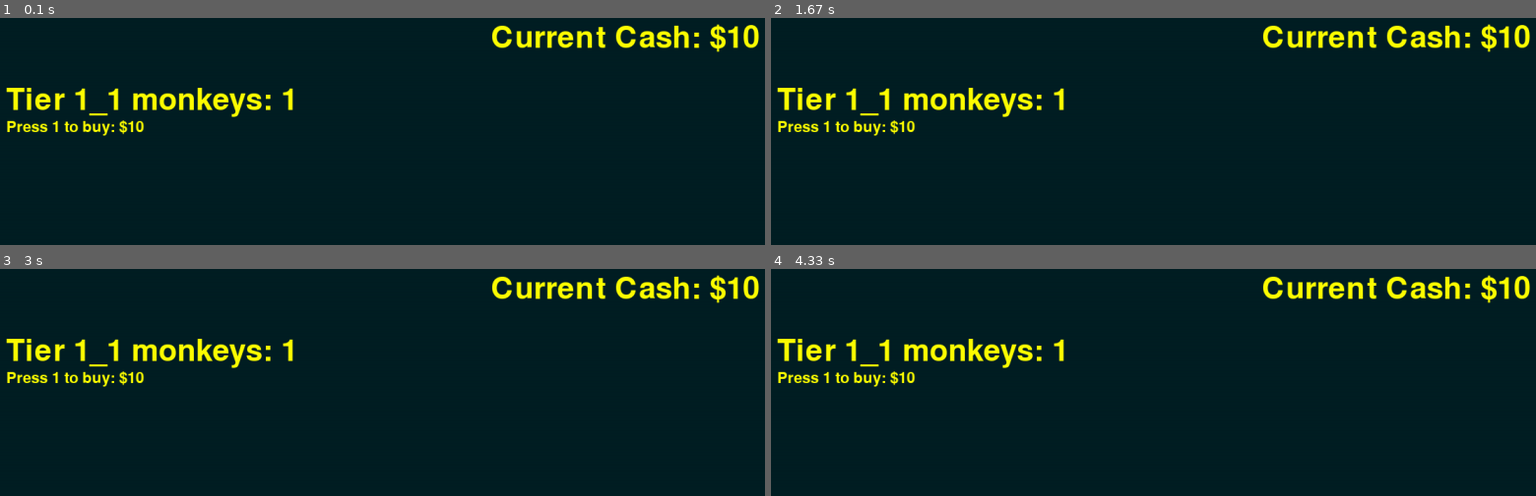
Above: before the commit, frames 1-4 (two rows, left to right).
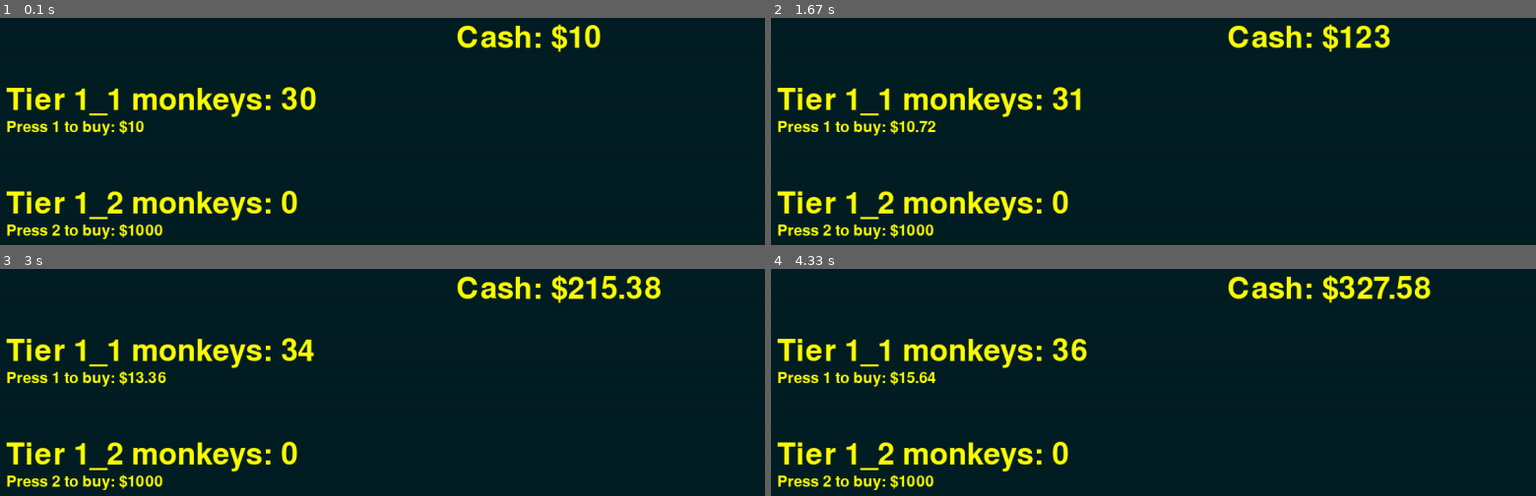
Above: after the commit, the same moments.

Repository: mvluinen/Mygame
Game: pygame game, started from main.py
The game is run twice, just before and just after one commit, with the same random seed, the same clock (stepped at 60 frames per second) and the same inputs.
Inputs:
- Up to frame 1 (0.1 s): no input
- Up to frame 2 (1.67 s): tap 1 at 0.33 s; tap 2 at 0.67 s
- Up to frame 3 (3 s): tap 1 at 2, 2.4, 2.7, 2.9 s
- Up to frame 4 (4.33 s): tap 1 at 3.23, 3.53, 3.73, 4.03, 4.3 s

The runs differ from the first frame. In frame 1, 4.7% of the frame differs, in the area x 0-100%, y 2-98%; in frame 2, 4.8%; in frame 3, 5.0%; in frame 4, 5.0%.

Commit message:
first rebuild

Diff:
--- a/main.py
+++ b/main.py
@@ -8,16 +8,20 @@
 
 # init
 START_CASH = 10
-START_MONKEY_1_1 = 1
+START_MONKEY_1_1 = 30
+START_MONKEY_1_1_PRICE = 10
+
 START_MONKEY_1_2 = 0
-
-START_MONKEY_1_1_PRICE = 10
 START_MONKEY_1_2_PRICE = 1000
 
 # start new save
 cash = START_CASH
 monkey_1_1 = START_MONKEY_1_1
 monkey_1_1_price = START_MONKEY_1_1_PRICE
+monkey_1_1_last_tick = 0
+monkey_1_2 = START_MONKEY_1_2
+monkey_1_2_price = START_MONKEY_1_2_PRICE
+monkey_1_2_last_tick = 0
 
 # set up pygame
 pygame.init()
@@ -35,18 +39,7 @@
 # vars
 tick = 1
 
-# texts
-texts = {
-    'cash': {'text': f"Current Cash: ${cash}",
-             'position': (800, 10),
-             'font_size': 64},
-    'monkey1_1': {'text': f"Tier 1_1 monkeys: {monkey_1_1}",
-                  'position': (100, 100),
-                  'font_size': 64},
-    'monkey1_1_buy': {'text': f"Press 1 to buy: ${monkey_1_1_price}",
-                      'position': (100, 150),
-                      'font_size': 32}
-        }
+
 
 
 def text_out(text_line):
@@ -69,20 +62,48 @@
     # fill the screen with a color to wipe away anything from last frame
     screen.fill(BGCOLOR)
 
+    texts = {
+        'cash': {'text': f"Cash: ${cash}",
+                 'position': (750, 10),
+                 'font_size': 64},
+        'monkey1_1': {'text': f"Tier 1_1 monkeys: {monkey_1_1}",
+                      'position': (100, 100),
+                      'font_size': 64},
+        'monkey1_1_buy': {'text': f"Press 1 to buy: ${monkey_1_1_price}",
+                          'position': (100, 150),
+                          'font_size': 32},
+        'monkey1_2': {'text': f"Tier 1_2 monkeys: {monkey_1_2}",
+                      'position': (100, 250),
+                      'font_size': 64},
+        'monkey1_2_buy': {'text': f"Press 2 to buy: ${monkey_1_2_price}",
+                          'position': (100, 300),
+                          'font_size': 32},
+            }
+
     for line in texts:
         text_out(line)
 
     # interaction by player
     keys = pygame.key.get_pressed()
     if keys[pygame.K_1]:
-        if cash > monkey_1_1_price:
+        # check money and buy delay of 10 ticks
+        if cash > monkey_1_1_price and tick - 10 > monkey_1_1_last_tick:
             monkey_1_1 += 1
             cash = round(cash - monkey_1_1_price, 2)
-            monkey_1_1_price = round(monkey_1_1_price * 1.1, 2)
+            monkey_1_1_price = round(pow(monkey_1_1_price, 1.03), 2)
+            monkey_1_1_last_tick = tick
+
+    if keys[pygame.K_2]:
+        if cash > monkey_1_2_price and tick - 10 > monkey_1_2_last_tick:
+            monkey_1_2 += 1
+            cash = round(cash - monkey_1_2_price, 2)
+            monkey_1_2_price = round(pow(monkey_1_2_price, 1.03), 2)
+            monkey_1_2_last_tick = tick
 
     # calc next tick
-
-    if tick % 30 == 0:
+    if tick % 15 == 0:
+        monkey_1_1 = round(monkey_1_1 + monkey_1_2, 0)
+    if tick % 10 == 0:
         cash = round(cash + monkey_1_1, 2)
 
     # flip() the display to put your work on screen
@@ -93,10 +114,3 @@
     tick += 1
 
 pygame.quit()
-
-# while cash < 10:
-#     os.system('clear')
-#     print(f"# Tier 1 monkey: {monkey_1_1}")
-#     print(f"total Cash: {cash}")
-#     cash = cash + monkey_1_1
-#     time.sleep(0.5)
